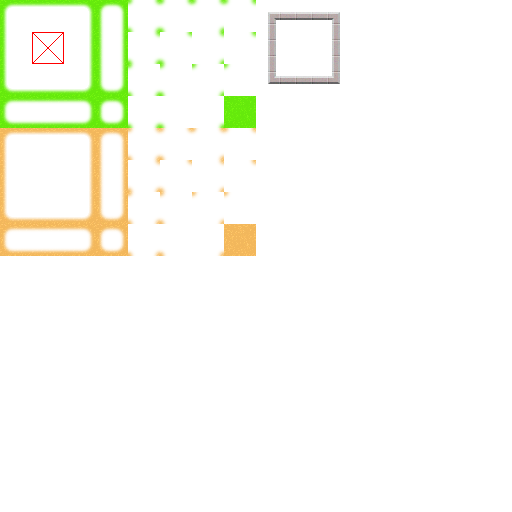
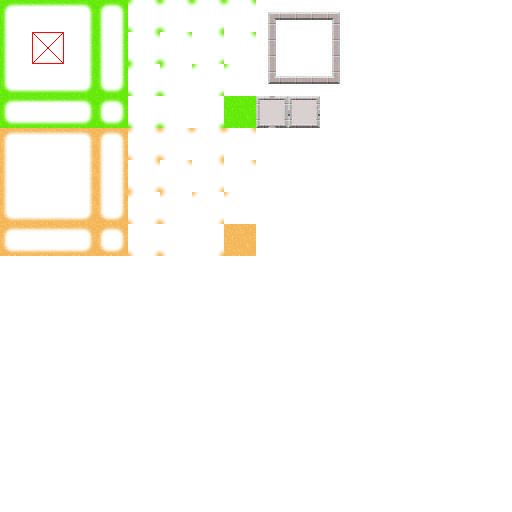
Layers edited between the first and the second (512, 512) image:
added layer "airlocks" above "walls" over [256, 96, 320, 128]
